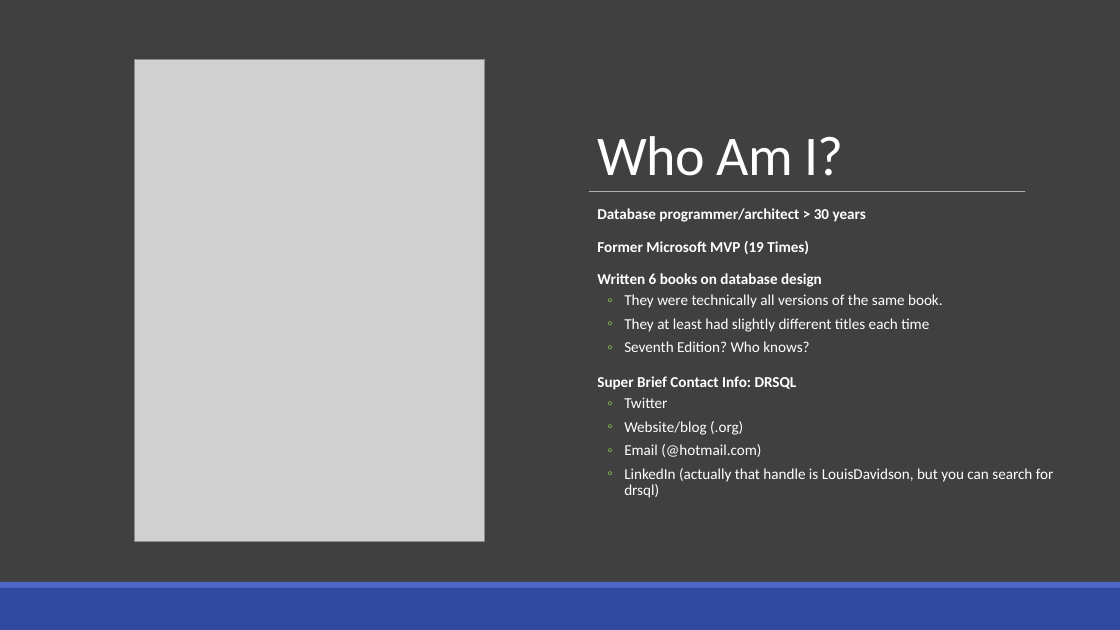
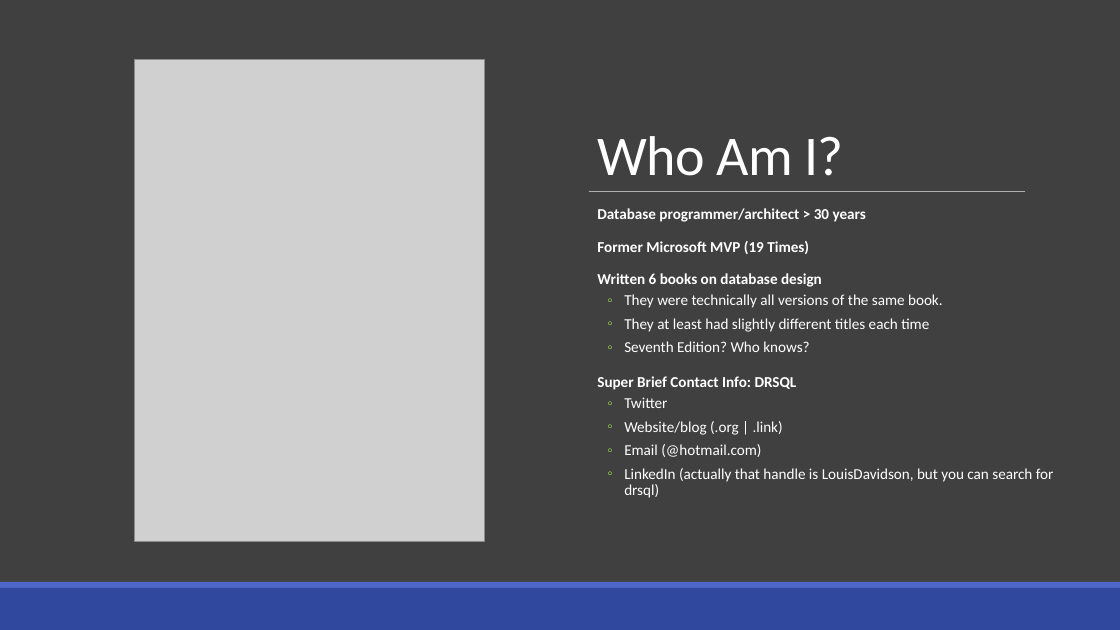
Before and after one commit to drsqlgithub/Presentation-Downloads, a slide deck: slide 8 of BI Versus Relational Design/Bi Versus Relational.pptx (slide 4 before the commit). Drawn at 1120x630 pixels with LibreOffice and Linux fonts; fonts in the diff are those of the drawing; grey boxes stand for pictures. Boxes give left, top, right and bottom in pixels: in the first picture for what was removed or moved away, otherwise in the second. Text is boxed around its words. In the diff, an @@ line names an element or a change of style, - is before the commit and + after.

```diff
--- a/BI Versus Relational Design/Bi Versus Relational.pptx
+++ b/BI Versus Relational Design/Bi Versus Relational.pptx
@@ text at (624,421,783,435): text changed @@
-  ◦ Website/blog (.org)
+  ◦ Website/blog (.org | .link)
```
Also in this commit, not shown: 2 other slides changed, 4 slides added, 2 other files.
